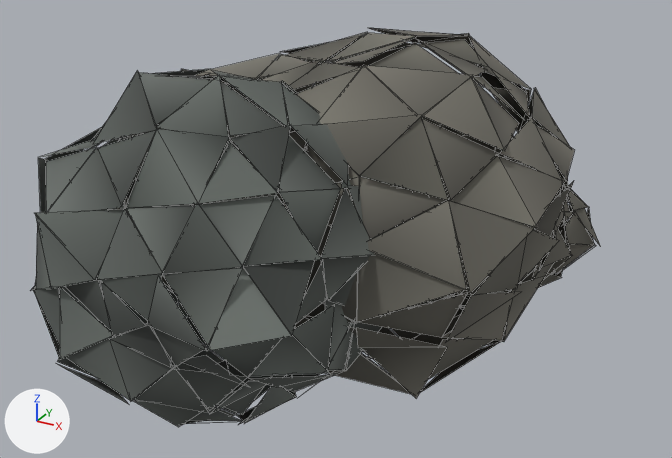
Renders of the glTF model packages/viewer-threejs/public/assets/resources/stone/small-lod1.glb from each side of a commit.
Camera for both pictures: a camera (50 mm lens) standing at (1.43, -2.8, 1.71) and looking at (-0.09, -0.04, 0.34). Lighting does not change. The marker at lower left points along +X, +Y and +Z. The picture after the commit comes second. Mesh edges are drawn as thin lines. Where no turn or scale is listed for an object, it has been applied to the vertices.

In view in the first picture: 'weathered-fieldstone'.
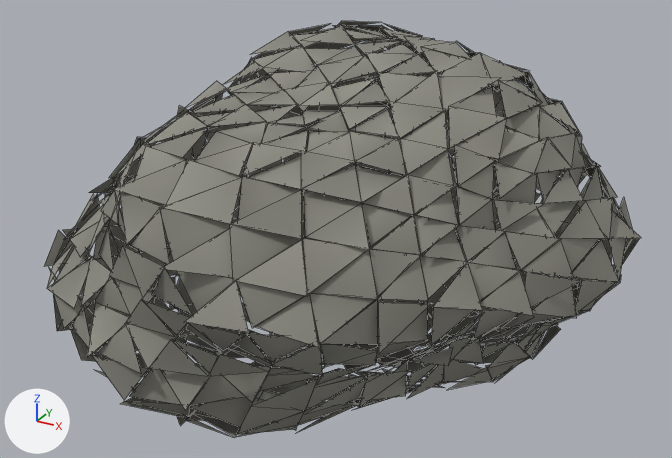
What differs and where, as boxes (x1, y1, x2, y2) in the pictures (672 x 458 px; the box of a moved part takes in the faces that stretch with it):
'weathered-fieldstone', reshaped, recoloured
    before: (30, 28, 600, 427)
    after: (44, 21, 641, 438)
part 1 of me_mesh_0, moved or reshaped
    before: (30, 28, 600, 427)
    after: (44, 21, 641, 438)
part 2 of me_mesh_0, recoloured
    before: (30, 32, 596, 427)
    after: (44, 21, 641, 438)
part 3 of me_mesh_0, recoloured
    before: (124, 28, 600, 392)
    after: (66, 26, 626, 435)
part 4 of me_mesh_0, recoloured
    before: (35, 33, 594, 425)
    after: (53, 23, 628, 424)

The change, as a diff of the scene's bpy script:
```diff
--- a/packages/viewer-threejs/public/assets/resources/stone/small-lod1.glb.py
+++ b/packages/viewer-threejs/public/assets/resources/stone/small-lod1.glb.py
@@ me_mesh_0 @@
 # used by ob_weathered_fieldstone; location = (0.0, 0.0, 0.0)
-me_mesh_0.from_pydata(...)  # 2160 vertices, 720 faces; spans x -1.12..0.76, y -1.12..1.11, z -0.2..1.05
+me_mesh_0.from_pydata(...)  # 2160 vertices, 720 faces; spans x -0.84..0.94, y -1.13..1.0, z -0.25..1.02
+# me_mesh_0 part 1: 2160 of 2160 vertices moved; they spanned x -1.12..0.76, y -1.12..1.11, z -0.2..1.05 and now span x -0.84..0.94, y -1.13..1.0, z -0.25..1.02; mean shift (0.19, -0.02, 0.07)
+# me_mesh_0 part 2: 416 faces centred in x -1.07..0.7, y -1.09..1.07, z -0.13..1.01 are repainted in the vertex colours; the middle colour goes from dark grey #5e5d56 to grey #8a8980
+# me_mesh_0 part 3: 152 faces centred in x -1.09..0.68, y -0.62..0.98, z -0.08..1.02 are repainted in the vertex colours; the middle colour goes from grey #706d61 to grey #89887f
+# me_mesh_0 part 4: 152 faces centred in x -1.09..0.67, y -1.06..1.05, z -0.11..1.0 are repainted in the vertex colours; the middle colour goes from grey #76746b to grey #8b8a81
 me_mesh_0.materials.append(mat_material_0)
```
